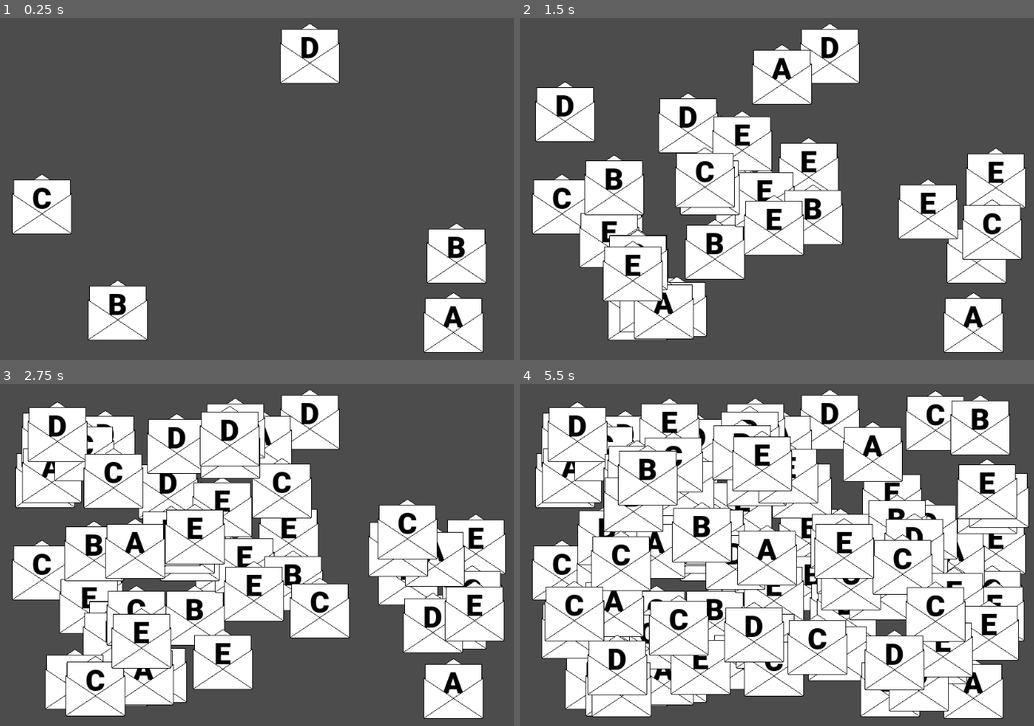
Above: before the commit, frames 1-4 (two rows, left to right).
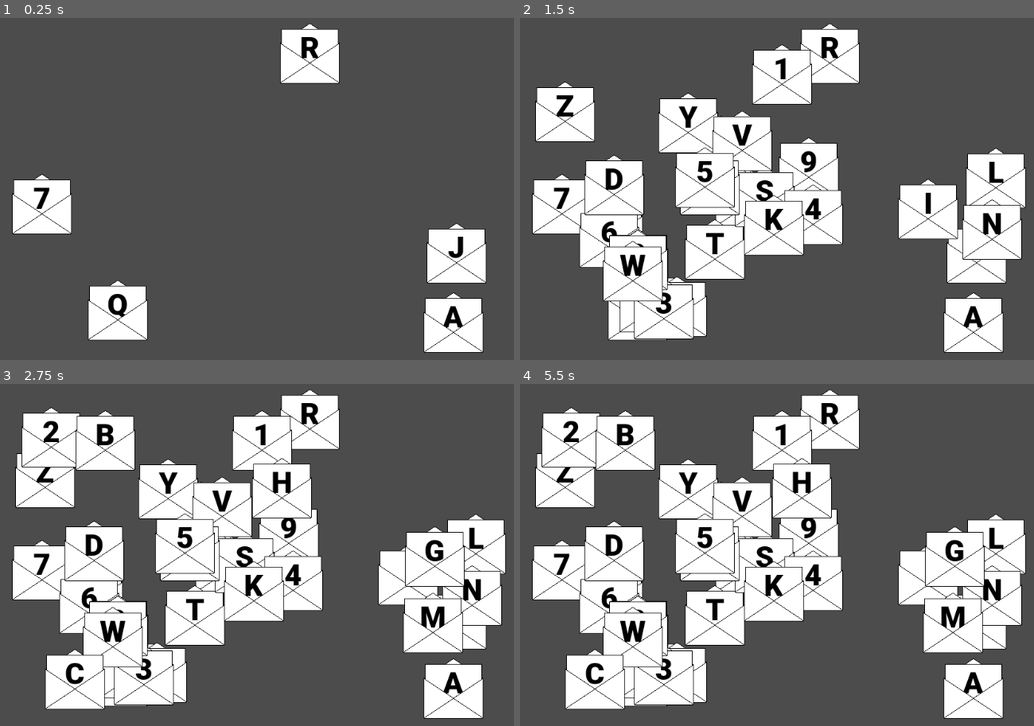
Above: after the commit, the same moments.

Repository: xphere/spamail-openjam-2018
Game: Godot game, scene res://actors/level/Level.tscn
The game is run twice, just before and just after one commit, with the same random seed, the same clock (stepped at 60 frames per second) and the same inputs. The project has no main scene, so this scene is started directly.
Inputs:
- Up to frame 1 (0.25 s): no input
- Up to frame 2 (1.5 s): tap Enter at 0.5 s
- Up to frame 3 (2.75 s): no input
- Up to frame 4 (5.5 s): no input

The runs differ from the first frame. In frame 1, 0.4% of the frame differs, in the area x 6-91%, y 5-88%; in frame 2, 2.3%; in frame 3, 18%; in frame 4, 44%, in the area x 4-100%, y 1-98%.

Commit message:
kill envelopes pressing keys

Diff:
--- a/actors/envelope/Envelope.gd
+++ b/actors/envelope/Envelope.gd
@@ -2,5 +2,12 @@
 
 class_name Envelope
 
+var label
+
+
 func set_label(label : String) -> void:
 	$Letter/Label.text = label
+	self.label = label
+
+func kill() -> void:
+	queue_free()
--- a/actors/level/Factory.gd
+++ b/actors/level/Factory.gd
@@ -1,10 +1,15 @@
 extends Node
 
+signal no_more_envelopes()
+
 export var envelopeScene : PackedScene
-var available_characters : String = "ABCDE"
+var available_characters : String = "ABCDEFGHIJKLMNOPQRSTUVWXYZ0123456789"
 
 func create_random_envelope() -> Envelope:
 	var envelope = envelopeScene.instance()
 	var chosen_character = randi() % available_characters.length()
 	envelope.set_label(available_characters[chosen_character])
+	available_characters.erase(chosen_character, 1)
+	if available_characters.length() == 0:
+		emit_signal("no_more_envelopes")
 	return envelope
--- a/actors/level/Level.gd
+++ b/actors/level/Level.gd
@@ -1,8 +1,15 @@
 extends Node
-
 
 func _ready() -> void:
 	start()
+
+
+func _input(event : InputEvent) -> void:
+	if not event is InputEventKey or event.is_echo() or not event.is_pressed():
+		return
+	var pressed_key = OS.get_scancode_string(event.scancode)
+	if pressed_key.length() == 1:
+		$Playground.remove_envelope_by_label(pressed_key)
 
 
 func start() -> void:
@@ -12,3 +19,7 @@
 func _on_Timer_timeout() -> void:
 	var envelope = $Factory.create_random_envelope()
 	$Playground.add_envelope(envelope)
+
+
+func _on_Factory_no_more_envelopes():
+	$Timer.stop()
--- a/actors/level/Level.tscn
+++ b/actors/level/Level.tscn
@@ -37,4 +37,5 @@
 one_shot = false
 autostart = false
 
+[connection signal="no_more_envelopes" from="Factory" to="." method="_on_Factory_no_more_envelopes"]
 [connection signal="timeout" from="Timer" to="." method="_on_Timer_timeout"]
--- a/actors/level/Playground.gd
+++ b/actors/level/Playground.gd
@@ -9,3 +9,9 @@
 		randf() * dimensions.y
 	)
 	add_child(envelope)
+
+
+func remove_envelope_by_label(label: String) -> void:
+	for child in get_children():
+		if child is Envelope and child.label == label:
+			child.kill()
